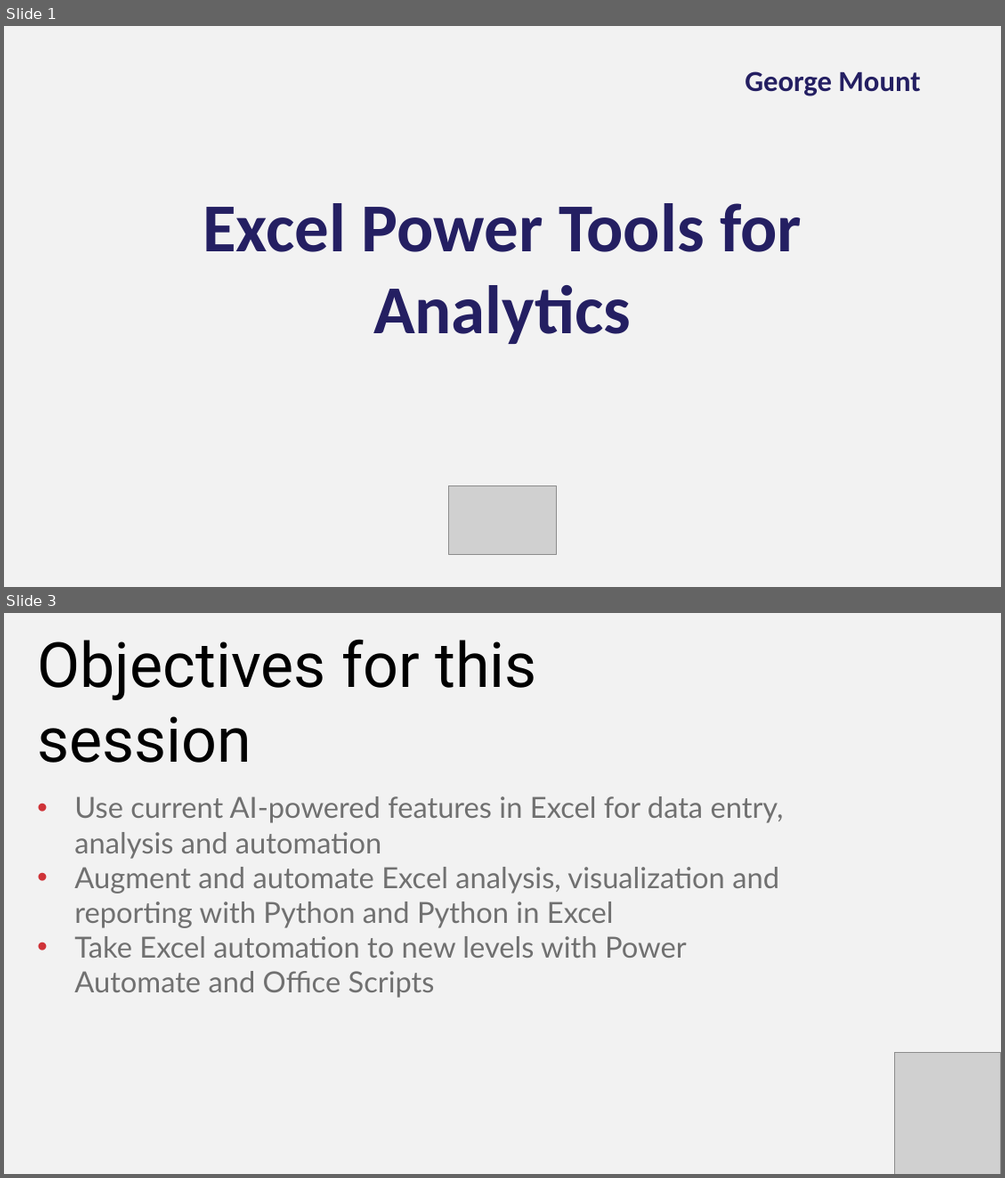
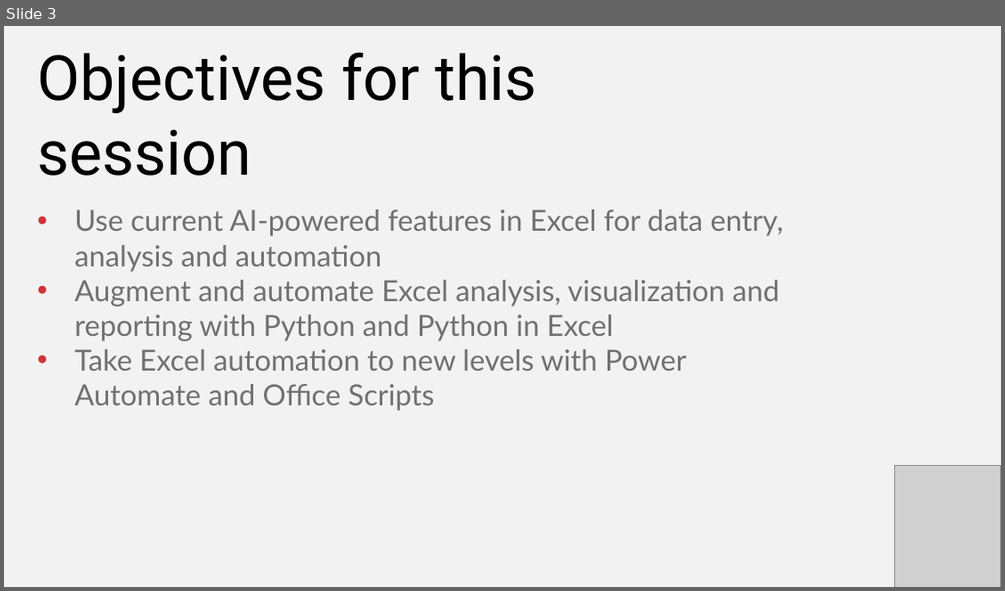
Before and after one commit to stringfestdata/xlgs-mc-2025, a slide deck: excel-power-tools-gxls-2025.pptx. Shown one above the other, each under a label of ours: slides 1 and 3 before the commit, slide 3 after it; the slides between them are not shown. The pictures are 1005x1178 and 1005x591 pixels, drawn with LibreOffice and Linux fonts; fonts in the diff are those of the drawing; grey boxes stand for pictures; background and template pictures are left out. Boxes give left, top, right and bottom in pixels: in the first picture for what was removed or moved away, otherwise in the second. Text is boxed around its words. In the diff, an @@ line names an element or a change of style, - is before the commit and + after.

```diff
--- a/excel-power-tools-gxls-2025.pptx
+++ b/excel-power-tools-gxls-2025.pptx
@@ slide 1 removed at <box>4,26,1001,587</box>, background picture (left out) @@
@@ text removed at <box>744,71,920,96</box> @@
-George Mount
@@ title removed at <box>202,203,801,344</box> @@
-Excel Power Tools for Analytics
@@ picture removed at <box>449,485,557,555</box> @@
```
Also in this commit, not shown: 6 slides changed, 28 slides added, 4 other slides removed, 56 other files.
